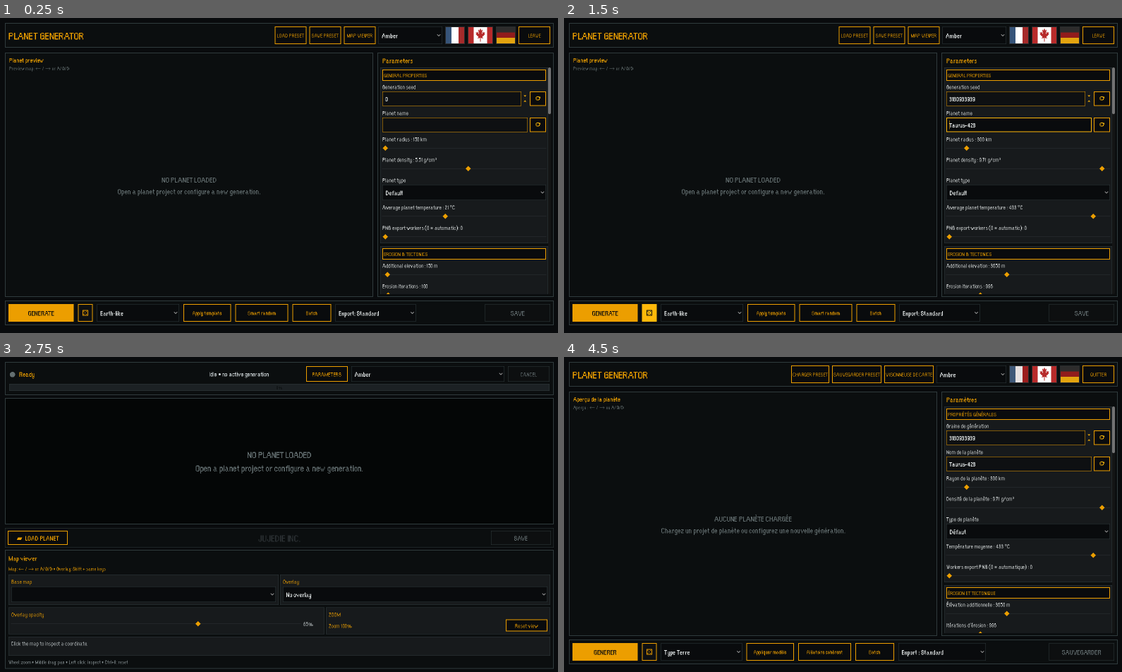
Above: before the commit, frames 1-4 (two rows, left to right).
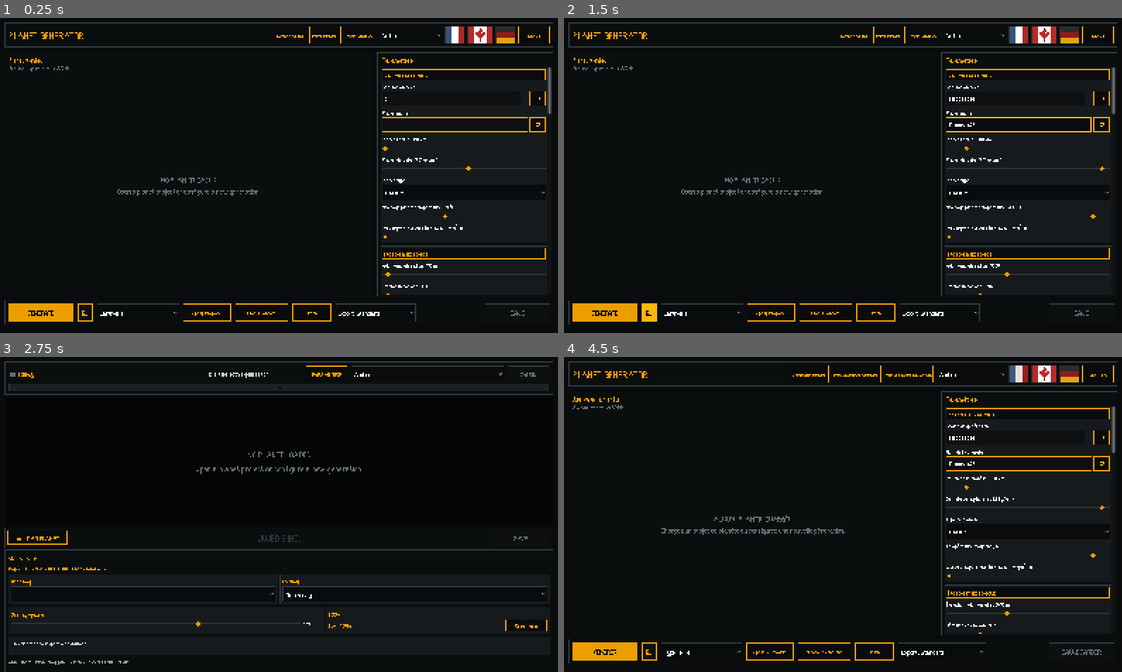
Above: after the commit, the same moments.

Repository: Jujedie/PlanetGenerator
Game: Godot game, scene res://data/scn/master.tscn
Two runs of this game, one before a commit and one after it. Both use one fixed random seed, a clock stepped at 60 frames per second and the inputs below.
Inputs (mouse positions are in pixels of both pictures, inside the frame that each line leads up to):
- Up to frame 1 (0.25 s): no input
- Up to frame 2 (1.5 s): click (1021, 125) at 0.52 s; type "12" at 0.6 s; click (647, 314) at 1.25 s
- Up to frame 3 (2.75 s): click "MAP VIEWER" at 2 s
- Up to frame 4 (4.5 s): click "PARAMETERS" at 2.75 s; click "Amber" at 3.5 s; click (1021, 372) at 4.27 s

The runs differ from the first frame. In frame 1, 5.6% of the frame differs, in the area x 0-100%, y 1-98%; in frame 2, 5.6%; in frame 3, 3.8%; in frame 4, 6.0%.

Commit message:
feat: Mettre à jour le mode d'échelle de la fenêtre en mode fractionnel et améliorer la gestion de la mise en page des thèmes

Diff:
--- a/project.godot
+++ b/project.godot
@@ -38,7 +38,7 @@
 window/size/viewport_height=900
 window/stretch/mode="canvas_items"
 window/stretch/aspect="expand"
-window/stretch/scale_mode="integer"
+window/stretch/scale_mode="fractional"
 
 [internationalization]
 
--- a/src/scenes/master.gd
+++ b/src/scenes/master.gd
@@ -903,6 +903,12 @@
 		_viewer_workspace.refresh_translations()
 	_refresh_generation_status_translation()
 	_refresh_advanced_viewer_translation()
+	# The master updates additional viewer labels after the workspace translation
+	# pass, so schedule one final geometry refresh once all translated text is set.
+	if _parameter_workspace != null:
+		_parameter_workspace.call_deferred("_layout_interface")
+	if _viewer_workspace != null:
+		_viewer_workspace.call_deferred("_layout_interface")
 
 
 func _unhandled_key_input(event: InputEvent) -> void:
--- a/src/scenes/parameter_workspace.gd
+++ b/src/scenes/parameter_workspace.gd
@@ -708,6 +708,9 @@
 func _on_theme_changed(_theme_id: StringName) -> void:
 	UITheme.apply_to_tree(root)
 	theme_select.select(UITheme.get_theme_index())
+	# Theme font scaling can change the minimum size of controls. Re-layout on
+	# the next frame after Godot has recomputed those minimum sizes.
+	call_deferred("_layout_interface")
 
 
 func toggle_batch_panel() -> void:
@@ -957,6 +960,10 @@
 		if str(definition.get("kind", "slider")) == "option":
 			_refresh_option_items(key)
 
+	# Translated labels have different minimum widths. Let the containers settle
+	# before applying the absolute workspace geometry again.
+	call_deferred("_layout_interface")
+
 
 func set_actions_enabled(enabled: bool) -> void:
 	generate_button.disabled = not enabled
--- a/src/scenes/reference_viewer_workspace.gd
+++ b/src/scenes/reference_viewer_workspace.gd
@@ -408,6 +408,7 @@
 func refresh_translations() -> void:
 	if theme_select != null:
 		_populate_theme_selector()
+	call_deferred("_layout_interface")
 
 
 func _on_theme_selected(index: int) -> void:
@@ -419,6 +420,9 @@
 func _on_theme_changed(_theme_id: StringName) -> void:
 	UITheme.apply_to_tree(root)
 	theme_select.select(UITheme.get_theme_index())
+	# High-contrast mode changes font metrics; refresh geometry after the new
+	# minimum sizes are known instead of leaving controls outside their panels.
+	call_deferred("_layout_interface")
 
 
 func _layout_interface() -> void:
--- a/tests/milestone_7_7_ui_polish.gd
+++ b/tests/milestone_7_7_ui_polish.gd
@@ -3,6 +3,9 @@
 func _ready() -> void:
 	assert(int(ProjectSettings.get_setting("display/window/size/viewport_width", 0)) >= 1600)
 	assert(not bool(ProjectSettings.get_setting("display/window/size/maximize_disabled", true)))
+	# A resizable 1600x900 canvas must support sub-1.0 scaling. Integer-only
+	# scaling clips the logical UI whenever the OS window is smaller than 1600x900.
+	assert(str(ProjectSettings.get_setting("display/window/stretch/scale_mode", "")) == "fractional")
 	assert(UIPolish.human_bytes(1024) == "1.00 KiB")
 	assert(UIPolish.human_bytes(1024 * 1024).ends_with("MiB"))
 	assert(ExportCatalog.should_keep("plaques_map", {"export_preset": ExportCatalog.PRESET_STANDARD}))
